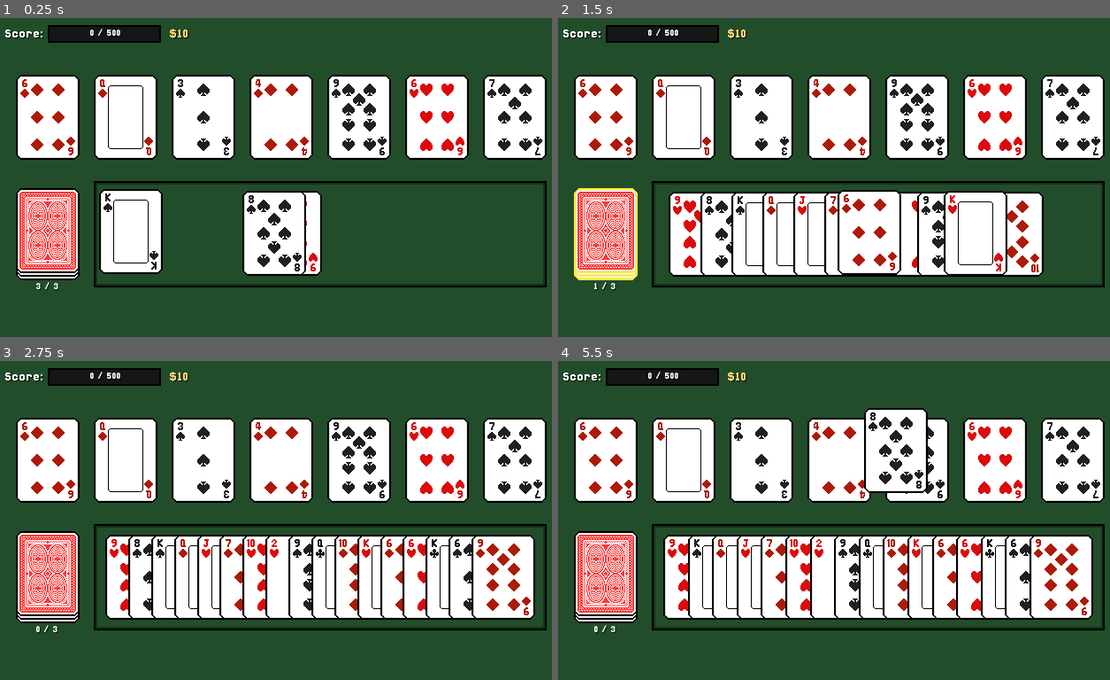
Above: before the commit, frames 1-4 (two rows, left to right).
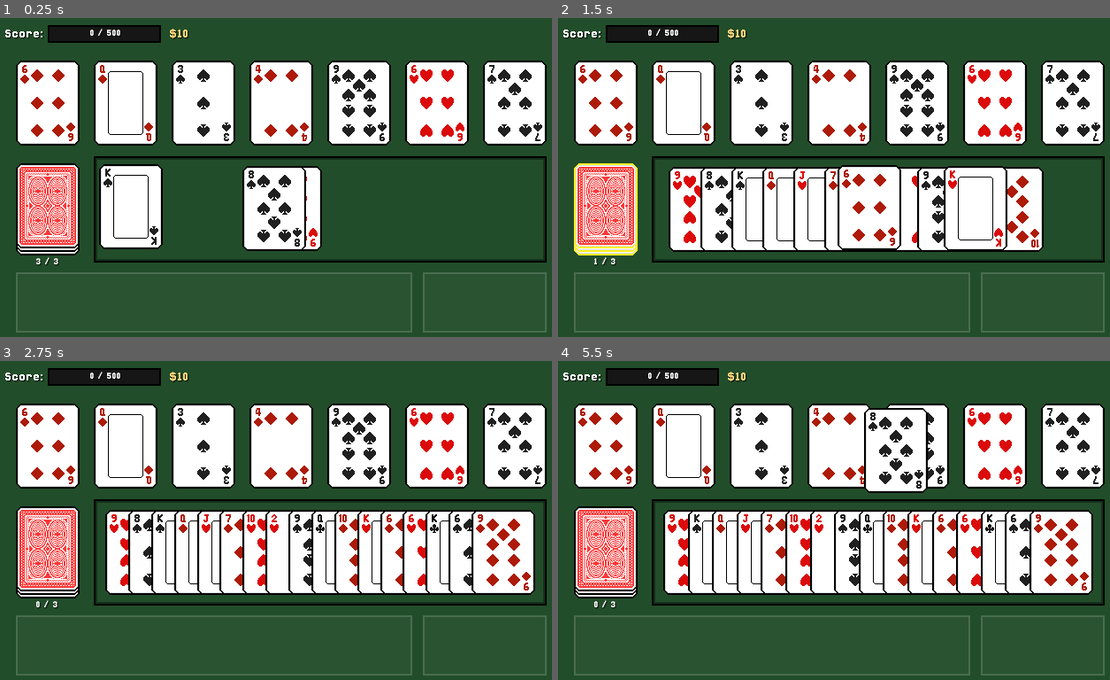
Above: after the commit, the same moments.

Repository: AyyBee123/Oristaile
Game: Godot game, scene res://Scenes/encounter.tscn
Same seed, same stepped clock (60 frames per second), same inputs: the game is played once before the commit and once after it.
Inputs (mouse positions are in pixels of both pictures, inside the frame that each line leads up to):
- Up to frame 1 (0.25 s): no input
- Up to frame 2 (1.5 s): click "3 / 3" at 0.5 s; click "2 / 3" at 1.25 s
- Up to frame 3 (2.75 s): click "1 / 3" at 2 s
- Up to frame 4 (5.5 s): click "0 / 3" at 2.75 s; click "0 / 3" at 3.5 s; click "0 / 3" at 4.25 s; tap Enter at 5 s; drag from (696, 577) to (894, 450) at 5.02 s

The runs differ from the first frame. In frame 1, 23% of the frame differs, in the area x 2-100%, y 13-99%; in frame 2, 31%; in frame 3, 32%; in frame 4, 32%.

Commit message:
added base item and enchant classes

Diff:
--- a/Scenes/encounter.tscn
+++ b/Scenes/encounter.tscn
@@ -11,6 +11,7 @@
 [ext_resource type="Texture2D" uid="uid://cyf67b203j626" path="res://Assets/Sprites/Misc/Progress Bar.png" id="7_42tis"]
 [ext_resource type="Texture2D" uid="uid://byhc55r1o36yl" path="res://Assets/Sprites/Misc/Progress Bar Fill.png" id="8_pswyi"]
 [ext_resource type="Texture2D" uid="uid://cxuuf8h5yjg8h" path="res://Assets/Sprites/Misc/Button.png" id="11_6b75a"]
+[ext_resource type="Texture2D" uid="uid://d1nl7cmtjrw22" path="res://Assets/Sprites/Misc/Item Background.png" id="11_sutrg"]
 [ext_resource type="Texture2D" uid="uid://ld60syvg1sys" path="res://Assets/Sprites/Misc/Button Pressed.png" id="12_sutrg"]
 [ext_resource type="Script" uid="uid://byyll0mxrmhd8" path="res://Scripts/pressed_button_move_label.gd" id="13_sutrg"]
 
@@ -44,7 +45,6 @@
 
 [node name="EncounterControl" type="Control" parent="." unique_id=1977854810]
 unique_name_in_owner = true
-visible = false
 layout_mode = 3
 anchors_preset = 8
 anchor_left = 0.5
@@ -84,9 +84,9 @@
 anchor_right = 0.5
 anchor_bottom = 0.31100002
 offset_left = -320.0
-offset_top = -47.960007
+offset_top = -63.960007
 offset_right = 320.0
-offset_bottom = 48.04001
+offset_bottom = 32.04001
 theme_override_constants/separation = 16
 alignment = 1
 
@@ -126,9 +126,9 @@
 anchor_right = 0.5
 anchor_bottom = 0.67800003
 offset_left = -320.0
-offset_top = -60.080017
+offset_top = -88.08002
 offset_right = 320.0
-offset_bottom = 59.919983
+offset_bottom = 31.919983
 grow_horizontal = 2
 grow_vertical = 0
 theme_override_constants/separation = 16
@@ -256,7 +256,7 @@
 grow_vertical = 2
 pivot_offset_ratio = Vector2(0.5, 0.5)
 
-[node name="HBoxContainer" type="HBoxContainer" parent="EncounterControl" unique_id=617092277]
+[node name="Score & Money Container" type="HBoxContainer" parent="EncounterControl" unique_id=617092277]
 layout_mode = 1
 anchors_preset = -1
 anchor_left = 0.5
@@ -268,7 +268,7 @@
 offset_right = -110.0
 offset_bottom = 10.0
 
-[node name="PointsLabel" type="Label" parent="EncounterControl/HBoxContainer" unique_id=661612287]
+[node name="PointsLabel" type="Label" parent="EncounterControl/Score & Money Container" unique_id=661612287]
 layout_mode = 2
 theme_override_colors/font_shadow_color = Color(0, 0, 0, 0.5019608)
 theme_override_constants/shadow_offset_x = 1
@@ -277,7 +277,7 @@
 theme_override_font_sizes/font_size = 16
 text = "Score:"
 
-[node name="PointsProgressBar" type="TextureProgressBar" parent="EncounterControl/HBoxContainer" unique_id=856574861]
+[node name="PointsProgressBar" type="TextureProgressBar" parent="EncounterControl/Score & Money Container" unique_id=856574861]
 unique_name_in_owner = true
 custom_minimum_size = Vector2(128, 0)
 layout_mode = 2
@@ -290,7 +290,7 @@
 texture_progress = ExtResource("8_pswyi")
 texture_progress_offset = Vector2(2, 2)
 
-[node name="CurrentPointsLabel" type="Label" parent="EncounterControl/HBoxContainer/PointsProgressBar" unique_id=537086783]
+[node name="CurrentPointsLabel" type="Label" parent="EncounterControl/Score & Money Container/PointsProgressBar" unique_id=537086783]
 unique_name_in_owner = true
 layout_mode = 1
 anchors_preset = 15
@@ -307,13 +307,13 @@
 horizontal_alignment = 1
 vertical_alignment = 1
 
-[node name="EmptySpace" type="ColorRect" parent="EncounterControl/HBoxContainer" unique_id=488629292]
+[node name="EmptySpace" type="ColorRect" parent="EncounterControl/Score & Money Container" unique_id=488629292]
 custom_minimum_size = Vector2(2, 0)
 layout_mode = 2
 mouse_filter = 2
 color = Color(1, 1, 1, 0)
 
-[node name="MoneyLabel" type="Label" parent="EncounterControl/HBoxContainer" unique_id=1278159343]
+[node name="MoneyLabel" type="Label" parent="EncounterControl/Score & Money Container" unique_id=1278159343]
 unique_name_in_owner = true
 layout_mode = 2
 theme_override_colors/font_color = Color(1, 0.81960785, 0.47058824, 1)
@@ -323,6 +323,39 @@
 theme_override_fonts/font = ExtResource("6_askxb")
 theme_override_font_sizes/font_size = 16
 text = "$0"
+
+[node name="Items & Consumables Container" type="HBoxContainer" parent="EncounterControl" unique_id=902980653]
+layout_mode = 1
+anchors_preset = -1
+anchor_left = 0.5
+anchor_top = 0.892
+anchor_right = 0.5
+anchor_bottom = 0.892
+offset_left = -300.0
+offset_top = -34.119995
+offset_right = 300.0
+offset_bottom = 33.880005
+grow_horizontal = 2
+grow_vertical = 0
+theme_override_constants/separation = 12
+
+[node name="Items" type="NinePatchRect" parent="EncounterControl/Items & Consumables Container" unique_id=137951340]
+custom_minimum_size = Vector2(448, 0)
+layout_mode = 2
+texture = ExtResource("11_sutrg")
+patch_margin_left = 2
+patch_margin_top = 2
+patch_margin_right = 2
+patch_margin_bottom = 2
+
+[node name="Consumables" type="NinePatchRect" parent="EncounterControl/Items & Consumables Container" unique_id=791931762]
+layout_mode = 2
+size_flags_horizontal = 3
+texture = ExtResource("11_sutrg")
+patch_margin_left = 2
+patch_margin_top = 2
+patch_margin_right = 2
+patch_margin_bottom = 2
 
 [node name="WinControl" type="Control" parent="." unique_id=1694297612]
 layout_mode = 3
@@ -539,6 +572,7 @@
 
 [node name="ShopControl" type="Control" parent="." unique_id=553915089]
 unique_name_in_owner = true
+visible = false
 layout_mode = 3
 anchors_preset = 8
 anchor_left = 0.5
@@ -577,9 +611,9 @@
 anchor_right = 0.5
 anchor_bottom = 0.5
 offset_left = -300.0
-offset_top = -124.0
+offset_top = -140.0
 offset_right = 300.0
-offset_bottom = 124.0
+offset_bottom = 108.0
 grow_horizontal = 2
 grow_vertical = 2
 
--- a/Scripts/Game/card_slot.gd
+++ b/Scripts/Game/card_slot.gd
@@ -10,27 +10,23 @@
 	var accepted_numbers: Array[int] = [posmod(card_res.number - 2, 13) + 1]
 
 	# get all accepted numbers from items to check against the card slot
-	for item in RunData.items:
+	for item: ItemResource in RunData.items:
 		if item.has_methd("modify_accepted_numbers"):
 			item.modify_accepted_numbers(self, accepted_numbers)
 
-	for num in accepted_numbers:
+	if card.card_res.enchant and card.card_res.enchant.has_method("modify_accepted_numbers"):
+		card.card_res.enchant.modify_accepted_numbers(self, accepted_numbers)
+
+	for num: int in accepted_numbers:
 		if card.number == num:
-			SignalBus.card_accepted.emit(card, self)
+			SignalBus.card_accepted.emit(card.card_res, self)
 			return true
 	return false
 
 
 func is_matching_suit(card: Card) -> bool:
-	var card_suits: Array[int] = get_card_suit(card.card_res)
-	var slot_suits: Array[int] = get_card_suit(card_res)
-
-	for suit in card_suits:
-		if suit in slot_suits:
-			SignalBus.matched_suit.emit(card, self)
-			return true
-
-	return false
+	SignalBus.matched_suit.emit(card.card_res, self)
+	return card_res.suit in get_card_suit(card.card_res)
 
 
 func drop_card(card: Card) -> void:
@@ -41,9 +37,12 @@
 	var suits: Array[int] = [card.suit]
 
 	# get all suits that are considered "matching" suits
-	for item in RunData.items:
+	for item: ItemResource in RunData.items:
 		if item.has_method("modify_card_suit"):
-			item.modify_card_suit(suits, card)
+			item.modify_card_suit(card, suits)
+
+	if card.enchant and card.enchant.has_method("modify_card_suit"):
+		card.enchant.modify_card_suit(card, suits)
 
 	return suits
 
--- a/Scripts/Game/encounter.gd
+++ b/Scripts/Game/encounter.gd
@@ -278,13 +278,16 @@
 	if slot.is_matching_suit(card):
 		points_earned *= RunData.matching_suit_points_multiplier
 
-	for item in RunData.items:
+	for item: ItemResource in RunData.items:
 		if item.has_method("modify_points"):
-			points_earned = item.modify_points(points_earned, card, slot)
+			points_earned = item.modify_points(points_earned, card.card_res, slot)
+
+	if card.card_res.enchant and card.card_res.enchant.has_method("modify_points"):
+		card.card_res.enchant.modify_points(points_earned, card.card_res, slot)
 
 	current_points += points_earned
 
-	SignalBus.points_earned.emit(points_earned, card, slot)
+	SignalBus.points_earned.emit(points_earned, card.card_res, slot)
 
 	var tween: Tween = create_tween()
 	tween.set_ease(Tween.EASE_OUT)
@@ -326,7 +329,7 @@
 	win_tween.tween_method(func(value: float): containers[1].get_node("MoneyLabel").text = "$%d" % int(value), 0.0, float(current_draws), 0.5).set_ease(Tween.EASE_OUT).set_trans(Tween.TRANS_QUAD)
 
 	win_tween.tween_callback(func(): containers[2].visible = true)
-	win_tween.tween_method(func(value: float): containers[2].get_node("MoneyLabel").text = "$%d" % int(value), 0.0, float(max(-money_on_win, -moves)), 0.5).set_ease(Tween.EASE_OUT).set_trans(Tween.TRANS_QUAD)
+	win_tween.tween_method(func(value: float): containers[2].get_node("MoneyLabel").text = "-$%d" % int(value), 0.0, float(min(money_on_win, moves)), 0.5).set_ease(Tween.EASE_OUT).set_trans(Tween.TRANS_QUAD)
 
 	win_tween.tween_callback(func():
 		spacing_line.visible = true
--- a/Scripts/Globals/run_data.gd
+++ b/Scripts/Globals/run_data.gd
@@ -16,7 +16,7 @@
 
 var base_points_per_card: float = 100.0
 var matching_suit_points_multiplier: float = 3.0
-var items: Array
+var items: Array[ItemResource]
 
 
 func _init() -> void:
--- a/Scripts/Globals/signal_bus.gd
+++ b/Scripts/Globals/signal_bus.gd
@@ -2,6 +2,6 @@
 
 @warning_ignore_start("unused_signal")
 signal card_slot_changed(slot: Slot)
-signal points_earned(points: float, card: Card, slot: Slot)
-signal matched_suit(card: Card, slot: Slot)
-signal card_accepted(card: Card, slot: Slot)
+signal points_earned(points: float, card: CardResource, slot: Slot)
+signal matched_suit(card: CardResource, slot: Slot)
+signal card_accepted(card: CardResource, slot: Slot)
--- a/Scripts/Resources/card_resource.gd
+++ b/Scripts/Resources/card_resource.gd
@@ -3,4 +3,4 @@
 
 @export_enum("Clubs", "Diamonds", "Hearts", "Spades") var suit: int = 0
 @export_enum("Ace:1", "2", "3", "4", "5", "6", "7", "8", "9", "10", "Jack", "Queen", "King") var number: int = 1
-@export var enchant: String = "None"
+@export var enchant: EnchantResource
--- /dev/null
+++ b/Scripts/Resources/enchant_resource.gd
@@ -0,0 +1,18 @@
+class_name EnchantResource
+extends Resource
+
+@export var enchant_name: String
+@export_multiline var description: String
+@export var material: ShaderMaterial
+
+
+# Baseline functions to refer to:
+#
+# func modify_points(points_earned: float, card_res: CardResource, slot: Slot) -> float:
+#
+#
+# func modify_accepted_numbers(slot: Slot, accepted_numbers: Array[int]) -> void:
+#
+#
+# func modify_card_suit(card: CardResource, suits: Array[int]) -> void:
+#
--- /dev/null
+++ b/Scripts/Resources/item_resource.gd
@@ -0,0 +1,18 @@
+class_name ItemResource
+extends Resource
+
+@export var item_name: String
+@export_multiline var description: String
+@export var texture: Texture2D
+
+
+# Baseline functions to refer to:
+#
+# func modify_points(points_earned: float, card_res: CardResource, slot: Slot) -> float:
+#
+#
+# func modify_accepted_numbers(slot: Slot, accepted_numbers: Array[int]) -> void:
+#
+#
+# func modify_card_suit(card: CardResource, suits: Array[int]) -> void:
+#
Binary file added: Assets/Sprites/Misc/Item Background.png
Not shown, added: Assets/Sprites/Misc/Item Background.png.import
Not shown, added: Scripts/Resources/enchant_resource.gd.uid
Not shown, added: Scripts/Resources/item_resource.gd.uid
